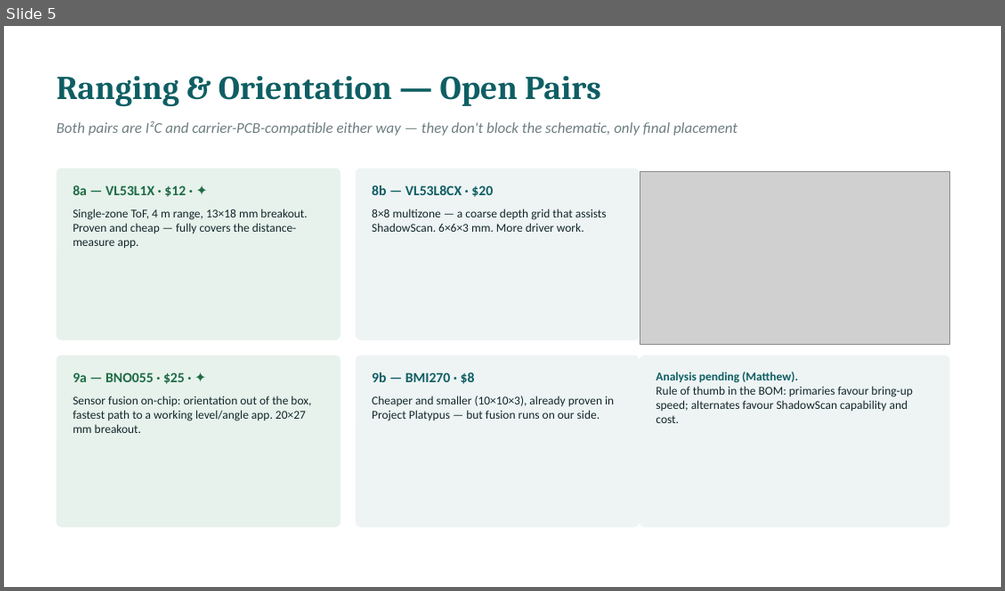
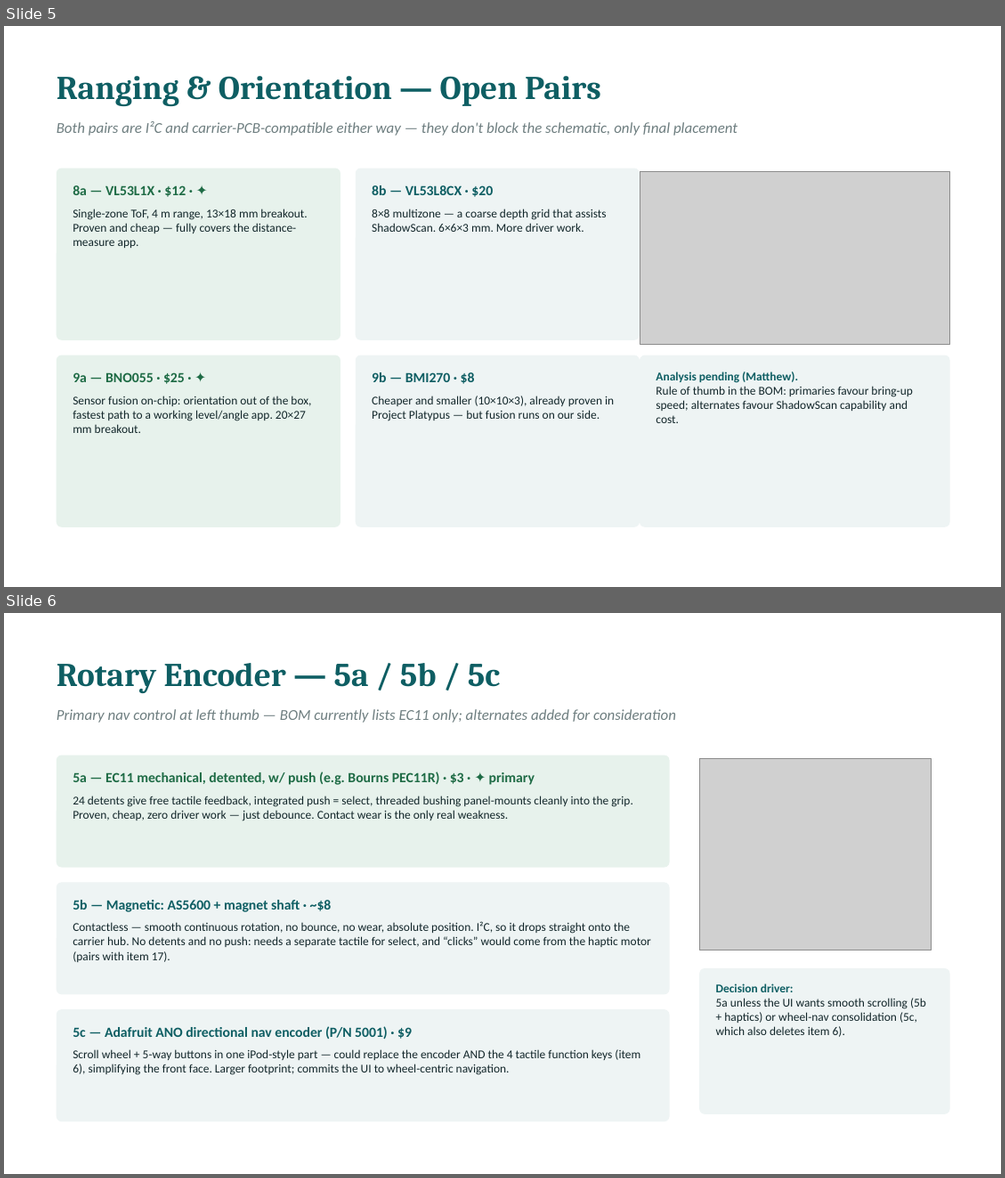
Before and after one commit to Matthewjg95/PlatypusOne, a slide deck: docs/hardware/bom_deck/PlatypusOne_BOM_Components.pptx. Shown one above the other, each under a label of ours: slide 5 before the commit, slides 5 and 6 after it. The pictures are 1005x591 and 1005x1178 pixels, drawn with LibreOffice and Linux fonts; fonts in the diff are those of the drawing; grey boxes stand for pictures. Boxes give left, top, right and bottom in pixels: in the first picture for what was removed or moved away, otherwise in the second. Text is boxed around its words. In the diff, an @@ line names an element or a change of style, - is before the commit and + after.

```diff
--- a/docs/hardware/bom_deck/PlatypusOne_BOM_Components.pptx
+++ b/docs/hardware/bom_deck/PlatypusOne_BOM_Components.pptx
@@ slide 6 added at bbox=[4, 613, 1001, 1174], background #FFFFFF @@
@@ text added at bbox=[57, 663, 500, 693], 32 pt, text #0E5E63, bold @@
+Rotary Encoder — 5a / 5b / 5c
@@ text added at bbox=[57, 709, 676, 722], 14.5 pt, text #6E7E80, italic @@
+Primary nav control at left thumb — BOM currently lists EC11 only; alternates added for consideration
@@ rounded rectangle added at bbox=[57, 755, 670, 868], fill #E7F2EC @@
@@ text added at bbox=[73, 771, 534, 785], 13.5 pt, text #1E6B45, bold @@
+5a — EC11 mechanical, detented, w/ push (e.g. Bourns PEC11R) · $3 · ✦ primary
@@ picture added at bbox=[699, 759, 931, 949] @@
@@ text added at bbox=[73, 795, 633, 821], 11.5 pt, text #12262A @@
+24 detents give free tactile feedback, integrated push = select, threaded bushing panel-mounts cleanly into the grip. Proven, cheap, zero driver work — just debounce. Contact wear is the only real weakness.
@@ rounded rectangle added at bbox=[57, 882, 670, 995], fill #EEF4F4 @@
@@ text added at bbox=[73, 900, 332, 912], 13.5 pt, text #0E5E63, bold @@
+5b — Magnetic: AS5600 + magnet shaft · ~$8
@@ text added at bbox=[73, 921, 651, 962], 11.5 pt, text #12262A @@
+Contactless — smooth continuous rotation, no bounce, no wear, absolute position. I²C, so it drops straight onto the carrier hub. No detents and no push: needs a separate tactile for select, and “clicks” would come from the haptic motor (pairs with item 17).
@@ rounded rectangle added at bbox=[699, 968, 950, 1114], fill #EEF4F4 @@
@@ text added at bbox=[716, 983, 926, 1037], 11.5 pt, text #12262A @@
+Decision driver:
+5a unless the UI wants smooth scrolling (5b + haptics) or wheel-nav consolidation (5c, which also deletes item 6).
@@ rounded rectangle added at bbox=[57, 1009, 670, 1121], fill #EEF4F4 @@
@@ text added at bbox=[73, 1026, 412, 1038], 13.5 pt, text #0E5E63, bold @@
+5c — Adafruit ANO directional nav encoder (P/N 5001) · $9
@@ text added at bbox=[73, 1049, 640, 1075], 11.5 pt, text #12262A @@
+Scroll wheel + 5-way buttons in one iPod-style part — could replace the encoder AND the 4 tactile function keys (item 6), simplifying the front face. Larger footprint; commits the UI to wheel-centric navigation.
```
Also in this commit, not shown: 5 other files.
